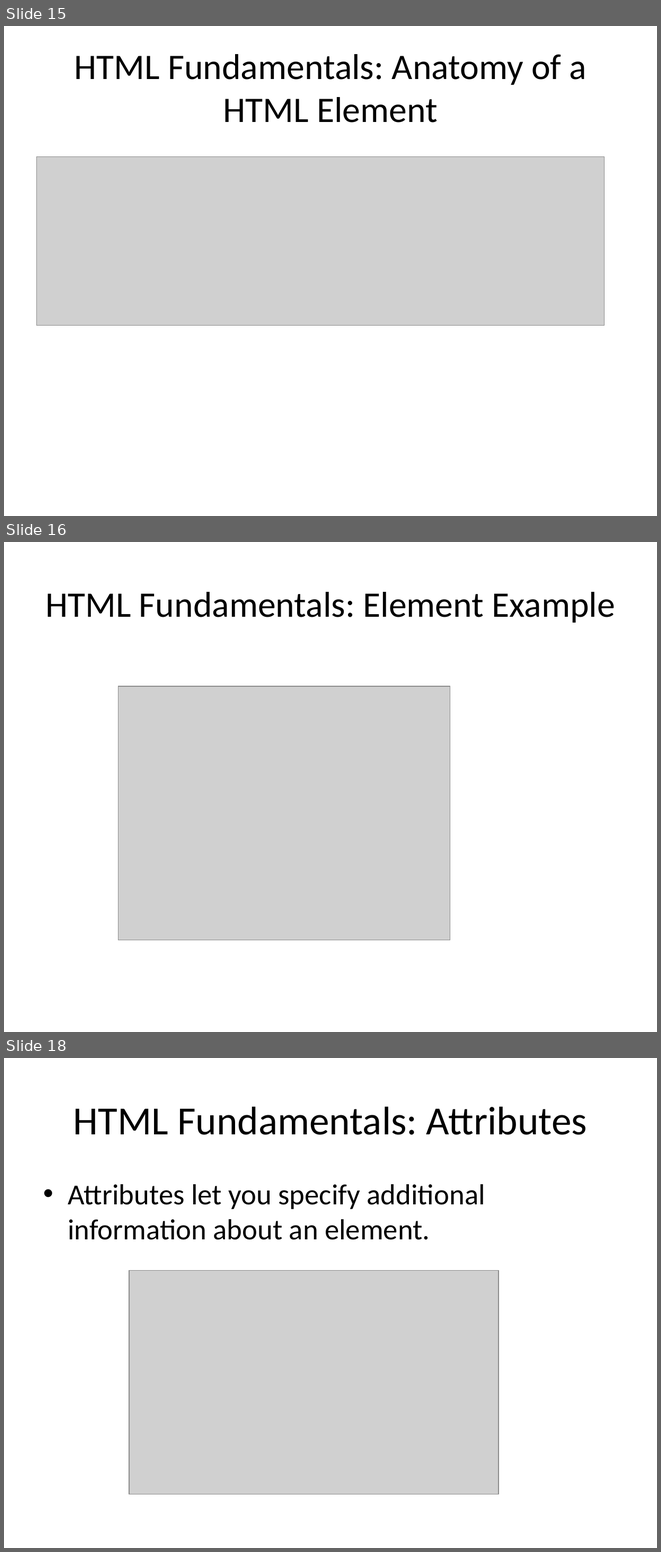
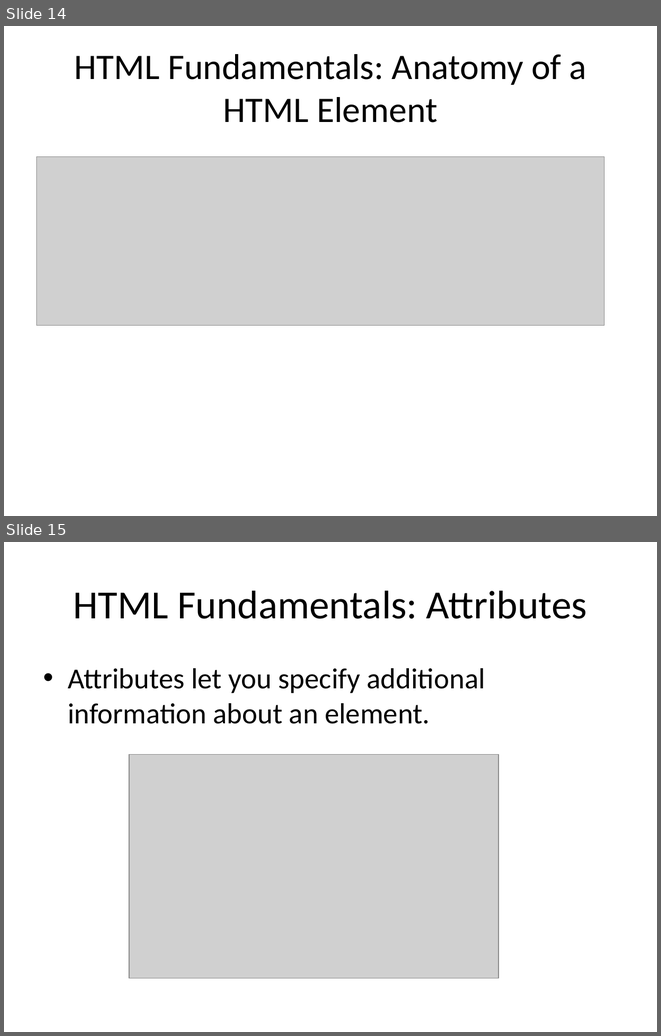
Before and after one commit to fxwalsh/enterprise-web-2018, a slide deck: topic01/talk-2/html5.pptx. Shown one above the other, each under a label of ours: slides 15, 16 and 18 before the commit, slides 14 and 15 after it; the slides between them are not shown. The pictures are 661x1552 and 661x1036 pixels, drawn with LibreOffice and Linux fonts; fonts in the diff are those of the drawing; grey boxes stand for pictures. Boxes give left, top, right and bottom in pixels: in the first picture for what was removed or moved away, otherwise in the second. Text is boxed around its words. In the diff, an @@ line names an element or a change of style, - is before the commit and + after.

```diff
--- a/topic01/talk-2/html5.pptx
+++ b/topic01/talk-2/html5.pptx
@@ slide 16 removed at (x1=4, y1=542, x2=657, y2=1032), background #FFFFFF @@
@@ title removed at (x1=45, y1=592, x2=615, y2=623) @@
-HTML Fundamentals: Element Example
@@ picture removed at (x1=118, y1=686, x2=450, y2=941) @@
@@ what was slide 15 is now slide 14 @@
@@ what was slide 18 is now slide 15 @@
```
Also in this commit, not shown: 1 slide changed, 2 other slides removed, 1 other file.
